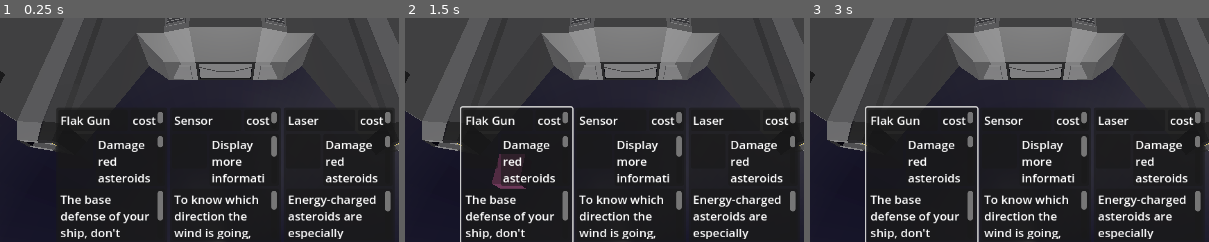
Above: before the commit, frames 1-3 (left to right).
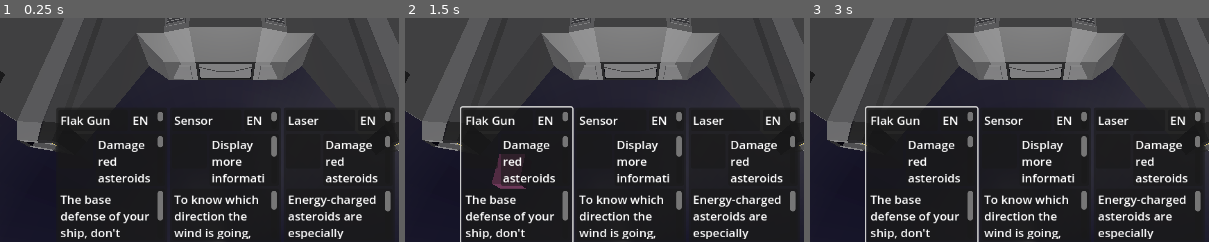
Above: after the commit, the same moments.

Repository: Xwilarg/LudumDare54
Game: Godot game, scene res://Scenes/Main.tscn
Same seed, same stepped clock (60 frames per second), same inputs: the game is played once before the commit and once after it. Video files are missing from this copy of the repository; at most half a second of black plays in their place.
Inputs (mouse positions are % of the whole screen's width and height, from its top left):
- Up to frame 1 (0.25 s): no input
- Up to frame 2 (1.5 s): click (36, 85) at 0.52 s; click (36, 85) at 1.27 s
- Up to frame 3 (3 s): click (36, 85) at 2.02 s; tap Enter at 2.75 s; move the mouse to (72, 45) at 2.77 s; click (72, 45) at 2.92 s
The pictures show only the part of the screen within x 22-72%, y 50-100%; the shares and areas given below are measured in that part.

The runs differ from the first frame. In frame 1, 0.5% of the frame differs, in the area x 33-98%, y 43-48%; in frame 2, 0.5%; in frame 3, 0.5%.
Error in both runs: Invalid access to property or key 'current_weather' on a base object of type 'Nil'. (res://Scripts/GameManager.gd:39)

Commit message:
Fix missing translation

Diff:
--- a/Scripts/CardGraphic.gd
+++ b/Scripts/CardGraphic.gd
@@ -14,7 +14,7 @@
 	_curr_card = c;
 	$CardBG/MarginContainer/VBoxContainer/HBoxContainer2/NamePanel/MarginContainer/RichTextLabel.text = c.name;
 	$CardBG/MarginContainer/VBoxContainer/DescPanel/MarginContainer/RichTextLabel.text = c.description
-	$CardBG/MarginContainer/VBoxContainer/HBoxContainer2/EnergyPanel/MarginContainer/RichTextLabel.text = "cost: " + str(c.energyCost)
+	$CardBG/MarginContainer/VBoxContainer/HBoxContainer2/EnergyPanel/MarginContainer/RichTextLabel.text = tr("COST") + tr("COLON") + " " + str(c.energyCost)
 
 	var effects_text = ""
 	var effect_text = ""
--- a/Translations/text.csv
+++ b/Translations/text.csv
@@ -62,3 +62,5 @@
 RED_DMG;Explosive Damage;Dégats d'explosion
 
 MISSING_ENERGY;Not enought energy;Pas assez d'énergie
+
+COST;EN Cost;Coût
